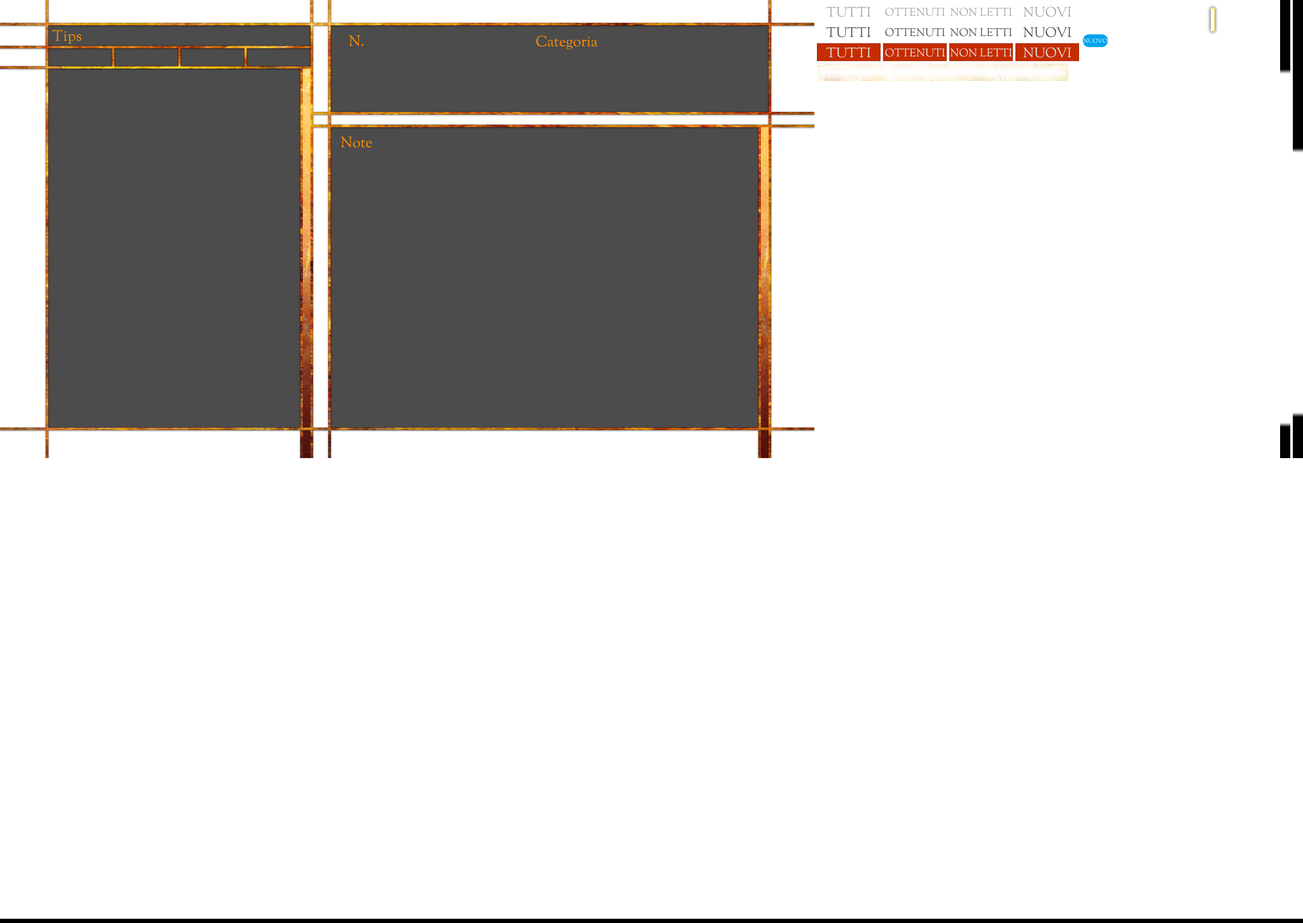
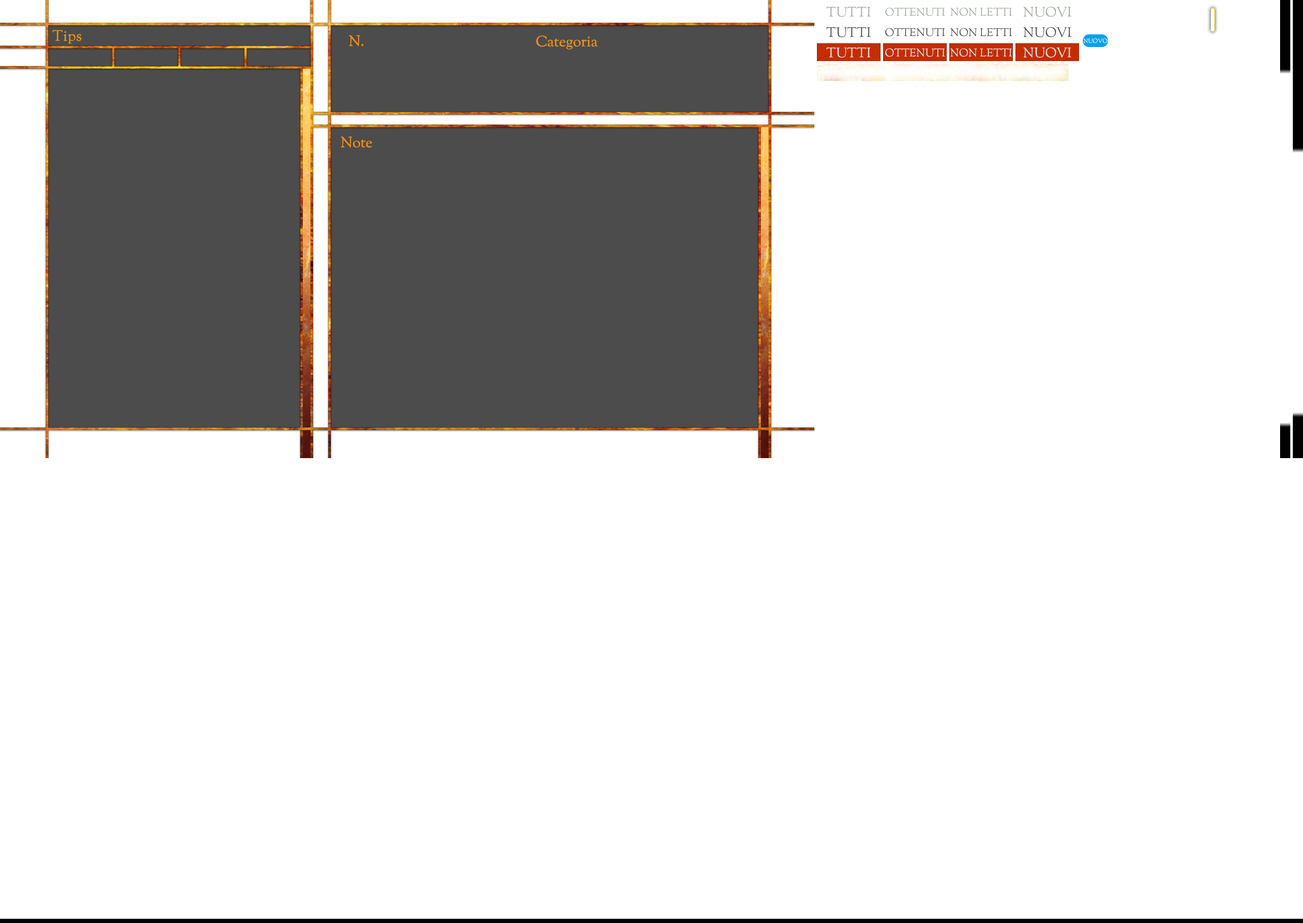
Comparing the layer stacks of the two (1303, 923) images. Changes:
removed layer "Categoria" over [536, 35, 598, 50]
removed layer "Note" over [340, 136, 373, 148]
removed layer "N." over [348, 35, 364, 47]
removed layer "Tips" over [52, 29, 82, 44]
removed layer "TUTTI SR" over [826, 47, 872, 58]
removed layer "NUOVI SR" over [1023, 47, 1072, 58]
removed layer "NON LETTI SR" over [950, 48, 1013, 57]
removed layer "OTTENUTI SR #1" over [885, 48, 946, 57]
removed layer "NUOVO" over [1083, 38, 1108, 44]
painted on "TIPSCHIPS.dds" over [52, 29, 1108, 148]
